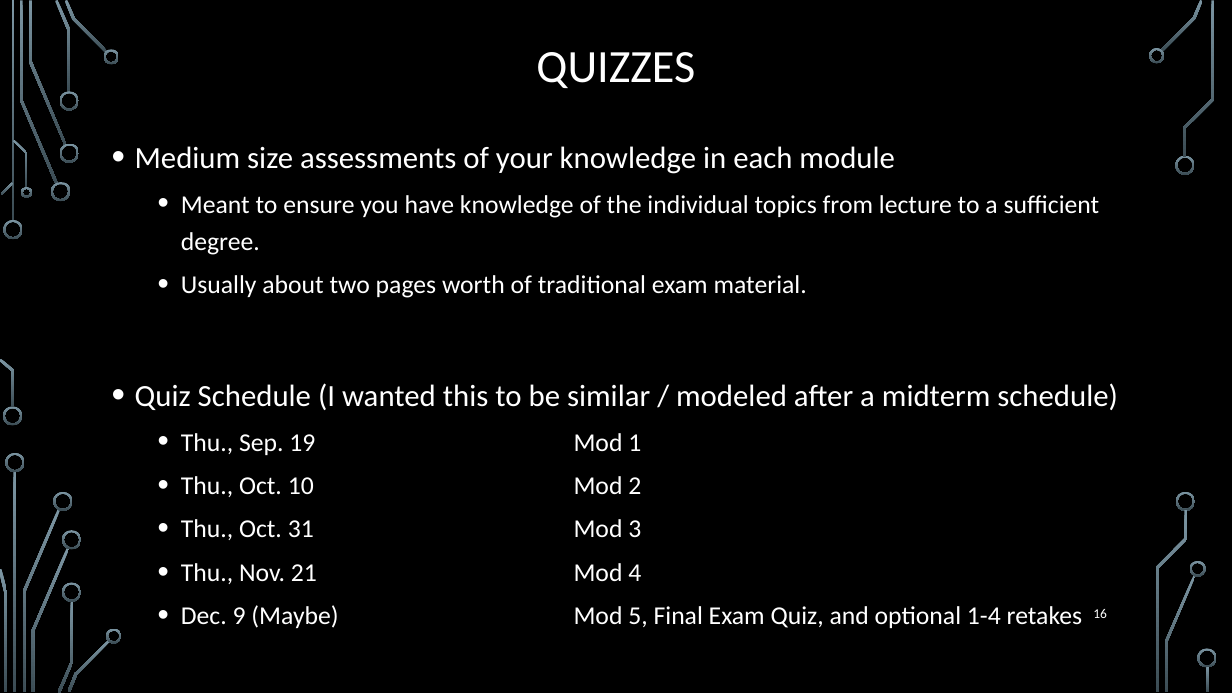
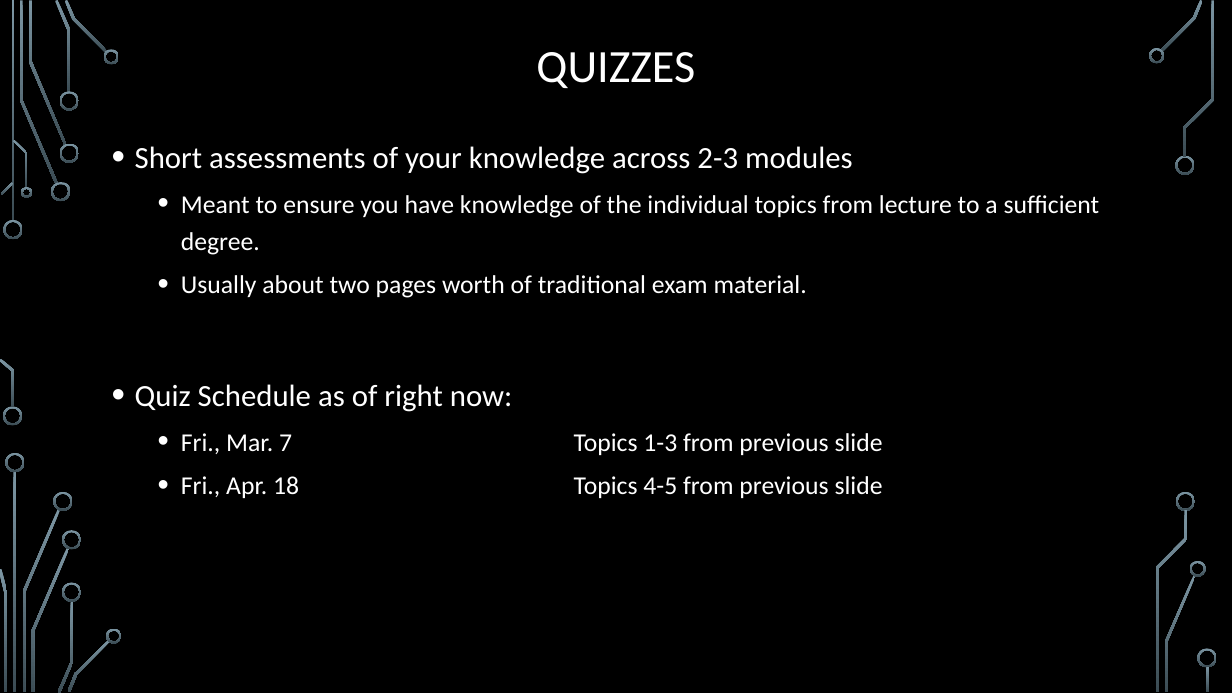
Before and after one commit to janiceeguo/advAlgo, a slide deck: slide 18 of slides/00-CourseIntroduction.pptx (slide 16 before the commit). Drawn at 1232x693 pixels with LibreOffice and Linux fonts; fonts in the diff are those of the drawing; background and template pictures are left out. Boxes give left, top, right and bottom in pixels: in the first picture for what was removed or moved away, otherwise in the second. Text is boxed around its words. In the diff, an @@ line names an element or a change of style, - is before the commit and + after.

```diff
--- a/slides/00-CourseIntroduction.pptx
+++ b/slides/00-CourseIntroduction.pptx
@@ text at <box>135,146,853,174</box>: text changed @@
-• Medium size assessments of your knowledge in each module
+• Short assessments of your knowledge across 2-3 modules
@@ text at <box>135,384,883,498</box>: text changed @@
-• Quiz Schedule (I wanted this to be similar / modeled after a midterm schedule)
-  • Thu., Sep. 19 Mod 1
-  • Thu., Oct. 10 Mod 2
-  • Thu., Oct. 31 Mod 3
-  • Thu., Nov. 21 Mod 4
-  • Dec. 9 (Maybe) Mod 5, Final Exam Quiz, and optional 1-4 retakes
+• Quiz Schedule as of right now:
+  • Fri., Mar. 7 Topics 1-3 from previous slide
+  • Fri., Apr. 18 Topics 4-5 from previous slide
@@ page number removed at <box>1093,609,1107,618</box> @@
-16
```
Also in this commit, not shown: 11 other slides changed, 12 slides added, 17 slides removed, 2 other files.
